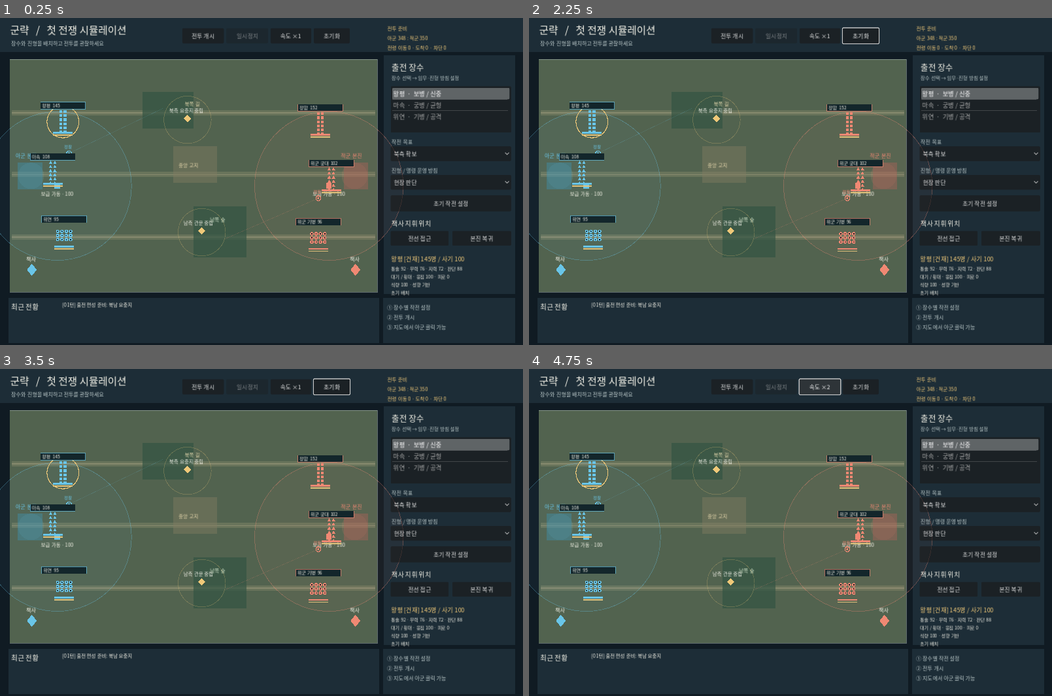
Above: before the commit, frames 1-4 (two rows, left to right).
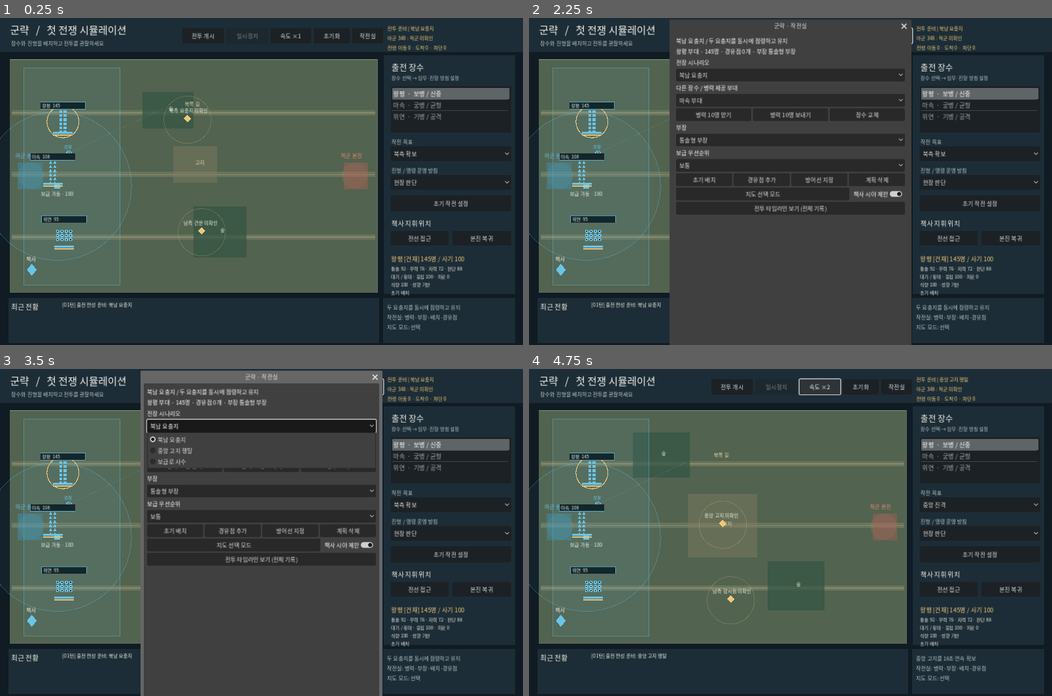
Above: after the commit, the same moments.

Repository: slows28/gunryak
Game: Godot game, scene res://main.tscn
The game is run twice, just before and just after one commit, with the same random seed, the same clock (stepped at 60 frames per second) and the same inputs.
Inputs (mouse positions are in pixels of both pictures, inside the frame that each line leads up to):
- Up to frame 1 (0.25 s): no input
- Up to frame 2 (2.25 s): click "전투 개시" at 0.5 s; click "초기화" at 1.25 s; click (895, 34) at 2 s, where only the run after the commit has a clickable "작전실"
- Up to frame 3 (3.5 s): click (261, 424) at 2.75 s, where only the run after the commit has a clickable "북남 요충지"
- Up to frame 4 (4.75 s): click (790, 450) at 3.5 s, where only the run after the commit has a clickable "마속 부대"; click "속도 ×1" at 4.25 s

The runs differ from the first frame. In frame 1, 1.9% of the frame differs, in the area x 4-88%, y 2-96%; in frame 2, 45%, in the area x 4-88%, y 0-100%; in frame 3, 44%; in frame 4, 3.3%.

Commit message:
feat(m6): add playable strategy room, map plans, scenario selection, limited visibility and timeline viewer

Diff:
--- a/scripts/game.gd
+++ b/scripts/game.gd
@@ -31,6 +31,18 @@
 var pause_btn: Button
 var speed_btn: Button
 var apply_btn: Button
+var planning_dialog: AcceptDialog
+var timeline_dialog: AcceptDialog
+var timeline_view: TextEdit
+var plan_status: Label
+var plan_scenario: OptionButton
+var plan_donor: OptionButton
+var plan_deputy: OptionButton
+var plan_priority: OptionButton
+var plan_fog: CheckButton
+var map_mode: String = "선택"
+var fog_enabled: bool = true
+var plan_actions: Array[Button] = []
 
 func _ready() -> void:
     _install_korean_font()
@@ -62,6 +74,7 @@
     pause_btn = _button("일시정지", Vector2(554, 25), Vector2(102, 37), _pause)
     speed_btn = _button("속도 ×1", Vector2(662, 25), Vector2(100, 37), _speed)
     _button("초기화", Vector2(768, 25), Vector2(88, 37), _reset)
+    _button("작전실", Vector2(862, 25), Vector2(76, 37), _open_planning)
     status_label = _label("", Vector2(948, 15), Vector2(312, 66), 12, COL_GOLD)
     _label("출전 장수", Vector2(958, 106), Vector2(270, 28), 20, COL_TEXT)
     _label("장수 선택 → 임무·진형 방침 설정", Vector2(958, 136), Vector2(291, 22), 12, COL_MUTED)
@@ -89,6 +102,7 @@
     event_label.autowrap_mode = TextServer.AUTOWRAP_WORD_SMART
     notice_label = _label("", Vector2(947, 697), Vector2(303, 93), 13, COL_MUTED)
     notice_label.autowrap_mode = TextServer.AUTOWRAP_WORD_SMART
+    _build_planning_dialog()
 
 func _label(message: String, where: Vector2, extent: Vector2, font_size: int, color: Color) -> Label:
     var element := Label.new()
@@ -164,6 +178,7 @@
     queue_redraw()
 
 func _start() -> void:
+    map_mode = "선택"
     sim.start()
     _refresh_hud()
 
@@ -179,6 +194,7 @@
 
 func _reset() -> void:
     sim.reset()
+    map_mode = "선택"
     selected_id = 0
     step_buffer = 0.0
     runtime_notice = ""
@@ -228,7 +244,8 @@
         phase = "일시정지"
     elif sim.started:
         phase = "작전 %d턴  /  %.0f초" % [sim.turn, sim.battle_time]
-    status_label.text = "%s\n아군 %d : 적군 %d\n전령 이동 %d · 도착 %d · 차단 %d" % [phase, sim.total_troops(0), sim.total_troops(1), sim.couriers.size(), sim.delivered_orders, sim.intercepted_orders]
+    var enemy_text: String = "미확인" if fog_enabled and not sim.finished else str(sim.total_troops(1))
+    status_label.text = "%s | %s\n아군 %d : 적군 %s\n전령 이동 %d · 도착 %d · 차단 %d" % [phase, sim.scenario_title, sim.total_troops(0), enemy_text, sim.couriers.size(), sim.delivered_orders, sim.intercepted_orders]
     start_btn.disabled = sim.started or sim.finished
     pause_btn.disabled = not sim.started or sim.finished
     pause_btn.text = "재개" if sim.paused else "일시정지"
@@ -249,9 +266,9 @@
             lines += report_line + "\n"
     event_label.text = lines
     if not sim.started:
-        notice_label.text = "① 장수별 작전 설정\n② 전투 개시\n③ 지도에서 아군 클릭 가능"
+        notice_label.text = sim.scenario_goal + "\n작전실: 병력·부장·배치·경유점\n지도 모드: " + map_mode
     elif sim.finished:
-        notice_label.text = "장수별 결산은 아래 전황 창\n[초기화]로 재실행 가능합니다."
+        notice_label.text = "작전실 → 전투 타임라인\n장수별 결산은 아래 전황 창\n[초기화]로 재실행"
     elif sim.turn < 6:
         notice_label.text = "최초 5턴은 사전 명령 수행.\n이후부터 전령 전달이 가능합니다."
     else:
@@ -263,6 +280,20 @@
     if event is InputEventMouseButton and event.pressed and event.button_index == MOUSE_BUTTON_LEFT:
         var mouse_pos: Vector2 = event.position
         if not Rect2(MAP_TOP_LEFT, MAP_SIZE).has_point(mouse_pos):
+            return
+        if not sim.started and map_mode != "선택":
+            var field_pos: Vector2 = mouse_pos - MAP_TOP_LEFT
+            var applied: bool = false
+            match map_mode:
+                "배치": applied = sim.place_unit(selected_id, field_pos)
+                "경유점": applied = sim.add_waypoint(selected_id, field_pos)
+                "방어선": applied = sim.set_defense_line(selected_id, field_pos)
+            runtime_notice = "작전 계획 반영: " + map_mode if applied else "설정 불가: 배치 범위·거리 또는 경유점 한도 확인"
+            if map_mode != "경유점" and applied:
+                map_mode = "선택"
+            _refresh_hud()
+            queue_redraw()
+            accept_event()
             return
         for i in range(mini(3, sim.units.size())):
             var unit: Dictionary = sim.units[i]
@@ -286,9 +317,12 @@
     for y in [131.0, 282.0, 435.0]:
         draw_line(_screen(Vector2(5, y)), _screen(Vector2(895, y)), Color(Color("#8e906f"), 0.39), 13.0)
         draw_line(_screen(Vector2(5, y)), _screen(Vector2(895, y)), Color(Color("#c1b393"), 0.34), 2.0)
-    draw_rect(Rect2(_screen(Vector2(325, 80)), Vector2(125, 90)), Color(Color("#335443"), 0.72))
-    draw_rect(Rect2(_screen(Vector2(450, 360)), Vector2(130, 125)), Color(Color("#335443"), 0.72))
-    draw_rect(Rect2(_screen(Vector2(400, 213)), Vector2(108, 89)), Color(Color("#817b61"), 0.45))
+    for forest in sim.forests:
+        draw_rect(Rect2(_screen(forest.position), forest.size), Color(Color("#335443"), 0.72))
+    draw_rect(Rect2(_screen(sim.hill.position), sim.hill.size), Color(Color("#817b61"), 0.45))
+    if not sim.started:
+        draw_rect(Rect2(_screen(Vector2(35,22)),Vector2(235,530)),Color(COL_BLUE,0.07))
+        draw_rect(Rect2(_screen(Vector2(35,22)),Vector2(235,530)),Color(COL_BLUE,0.4),false,1.5)
     draw_circle(_screen(Vector2(52, 285)), 32.0, Color(Color("#72c0d4"), 0.13))
     draw_circle(_screen(Vector2(844, 285)), 32.0, Color(Color("#f08a70"), 0.13))
     draw_rect(Rect2(_screen(Vector2(20, 252)), Vector2(60, 67)), Color(Color("#3b91b2"), 0.4))
@@ -296,12 +330,14 @@
     _map_text("아군 본진", Vector2(14, 241), COL_BLUE, 13)
     _map_text("적군 본진", Vector2(810, 241), COL_RED, 13)
     _map_text("북쪽 길", Vector2(428, 114), Color("#e6d8ad"), 12)
-    _map_text("중앙 고지", Vector2(413, 264), Color("#e6d8ad"), 12)
-    _map_text("남쪽 숲", Vector2(490, 397), Color("#d3e4ca"), 12)
+    _map_text("고지", sim.hill.get_center(), Color("#e6d8ad"), 12)
+    for forest in sim.forests:
+        _map_text("숲", forest.get_center(), Color("#d3e4ca"), 12)
     # Capture sites show control, contested progress and victory holds directly.
     for site in sim.outposts:
         var site_pos: Vector2 = _screen(site["pos"])
-        var owner: int = int(site["owner"])
+        var known: bool = not fog_enabled or sim.finished or sim.player_can_see(site["pos"])
+        var owner: int = int(site["owner"]) if known else -1
         var color: Color = COL_BLUE if owner == 0 else (COL_RED if owner == 1 else COL_GOLD)
         draw_arc(site_pos, WarSim.OUTPOST_RADIUS, 0.0, TAU, 44, Color(color.r, color.g, color.b, 0.24), 1.5)
         draw_colored_polygon(PackedVector2Array([
@@ -309,14 +345,16 @@
             site_pos + Vector2(9, -3),
             site_pos + Vector2(0, 6),
             site_pos + Vector2(-9, -3)]), color)
-        var state: String = "중립" if owner < 0 else ("아군" if owner == 0 else "적군")
+        var state: String = ("중립" if owner < 0 else ("아군" if owner == 0 else "적군")) if known else "미확인"
         _draw_string(str(site["name"]) + " " + state, site_pos + Vector2(-45, -18), 12, COL_TEXT)
-        if int(site["challenger"]) >= 0:
+        if known and int(site["challenger"]) >= 0:
             var progress: float = clampf(float(site["progress"]) / WarSim.OUTPOST_CAPTURE_SECONDS, 0.0, 1.0)
             draw_rect(Rect2(site_pos + Vector2(-30, 11), Vector2(60, 4)), Color("#243138"))
             draw_rect(Rect2(site_pos + Vector2(-30, 11), Vector2(60.0 * progress, 4)), COL_BLUE if int(site["challenger"]) == 0 else COL_RED)
     for base in sim.bases:
         if not bool(base["alive"]):
+            continue
+        if fog_enabled and not sim.finished and int(base["side"]) != 0 and not sim.player_can_see(base["pos"]):
             continue
         var p: Vector2 = _screen(base["pos"])
         var side: int = int(base["side"])
@@ -327,6 +365,8 @@
         draw_rect(Rect2(p - Vector2(7, 7), Vector2(14, 14)), accent)
         _draw_string("보급 %s · %d" % [str(base["state"]), int(base.get("stock", 100.0))], p + Vector2(-40, 24), 12, Color("#f6f4e8"))
     for commander in sim.commanders:
+        if fog_enabled and not sim.finished and int(commander["side"]) != 0 and not sim.player_can_see(commander["pos"]):
+            continue
         var p: Vector2 = _screen(commander["pos"])
         var accent: Color = COL_BLUE if int(commander["side"]) == 0 else COL_RED
         draw_colored_polygon(PackedVector2Array([p + Vector2(0, -15), p + Vector2(12, 0), p + Vector2(0, 15), p + Vector2(-12, 0)]), accent)
@@ -335,6 +375,8 @@
             draw_line(p, _screen(commander["goal"]), Color(accent.r, accent.g, accent.b, 0.6), 1.5)
     for scout in sim.scouts:
         if not bool(scout["alive"]):
+            continue
+        if fog_enabled and not sim.finished and int(scout["side"]) != 0 and not sim.player_can_see(scout["pos"]):
             continue
         var scout_p: Vector2 = _screen(scout["pos"])
         var scout_color: Color = COL_BLUE if int(scout["side"]) == 0 else COL_RED
@@ -348,21 +390,43 @@
         var report_p: Vector2 = _screen(report["pos"])
         var age: float = maxf(0.0, sim.battle_time - float(report["time"]))
         draw_arc(report_p, 12.0, 0.0, TAU, 24, Color(COL_GOLD, maxf(0.15, 0.65 - age * 0.025)), 1.5)
-        _draw_string("정찰 %.0f초 전" % age, report_p + Vector2(-30, 19), 10, COL_GOLD)
+        _draw_string("정찰 %.0f초 전 · %d%%" % [age,int(float(report.get("confidence",0.0))*100.0)], report_p + Vector2(-30, 19), 10, COL_GOLD)
     for letter in sim.couriers:
+        if fog_enabled and not sim.finished and int(letter["side"]) != 0 and not sim.player_can_see(letter["pos"]):
+            continue
         var p: Vector2 = _screen(letter["pos"])
         draw_circle(p, 5.0, COL_GOLD)
         _draw_string("전령", p + Vector2(-14, -11), 12, COL_GOLD)
     # Draw real maneuver waypoints so an aggressive flanking decision is visible.
     for unit in sim.units:
-        if float(unit["troops"]) > 0.0 and str(unit["action"]) in ["측면 우회", "거점 점령", "거점 방어", "재집결", "전열 지원", "탄약 보충", "보급 복귀", "패주", "정보 확인", "명령 수행"]:
+        if not _visible_unit(unit):
+            continue
+        if fog_enabled and not sim.finished and int(unit["side"]) != 0:
+            continue
+        if float(unit["troops"]) > 0.0 and str(unit["action"]) in ["측면 우회", "거점 점령", "거점 방어", "재집결", "전열 지원", "탄약 보충", "보급 복귀", "패주", "정보 확인", "명령 수행", "계획 경유", "방어선 사수"]:
             var start_point: Vector2 = _screen(unit["pos"])
             var flank_waypoint: Vector2 = _screen(unit["goal"])
             draw_line(start_point, flank_waypoint, Color(COL_GOLD, 0.58), 1.4)
             draw_arc(flank_waypoint, 8.0, 0.0, TAU, 24, COL_GOLD, 1.3)
+    if not sim.started:
+        var selected: Dictionary = sim.find_unit(selected_id)
+        if not selected.is_empty():
+            var previous: Vector2 = _screen(selected["pos"])
+            var step_number: int = 1
+            for waypoint in selected["waypoints"]:
+                var point: Vector2 = _screen(waypoint)
+                draw_line(previous, point, COL_GOLD, 2.0)
+                draw_circle(point, 9.0, COL_GOLD, false, 2.0)
+                _draw_string(str(step_number),point+Vector2(-3,4),11,COL_TEXT)
+                previous = point
+                step_number += 1
+            if bool(selected["defense_set"]):
+                var anchor: Vector2 = _screen(selected["defense_anchor"])
+                draw_arc(anchor, 28.0,0.0,TAU,32,COL_BLUE,2.0)
+                _draw_string("사수",anchor+Vector2(-12,4),11,COL_BLUE)
     var label_areas: Array[Rect2] = []
     for unit in sim.units:
-        if float(unit["troops"]) > 0.0:
+        if float(unit["troops"]) > 0.0 and _visible_unit(unit):
             _draw_unit(unit, label_areas)
     draw_rect(map_rect, Color(Color("#cad8d7"), 0.42), false, 1.5)
 
@@ -450,3 +514,161 @@
 func _draw_string(value: String, where: Vector2, font_size: int, shade: Color) -> void:
     if korean_font != null:
         draw_string(korean_font, where, value, HORIZONTAL_ALIGNMENT_LEFT, -1, font_size, shade)
+
+
+func _visible_unit(unit: Dictionary) -> bool:
+    return int(unit["side"]) == 0 or not fog_enabled or sim.finished or sim.player_can_see(unit["pos"], sim.terrain_at(unit["pos"]) == "숲" or float(unit["ambush_ready"]) >= 3.0)
+
+func _build_planning_dialog() -> void:
+    planning_dialog = AcceptDialog.new()
+    planning_dialog.title = "군략 · 작전실"
+    planning_dialog.ok_button_text = "닫기"
+    add_child(planning_dialog)
+    var root := VBoxContainer.new()
+    root.custom_minimum_size = Vector2(560, 0)
+    planning_dialog.add_child(root)
+    plan_status = Label.new()
+    plan_status.autowrap_mode = TextServer.AUTOWRAP_WORD_SMART
+    root.add_child(plan_status)
+    plan_scenario = _plan_option(root,"전장 시나리오",["북남 요충지","중앙 고지 쟁탈","보급로 사수"])
+    plan_scenario.item_selected.connect(_change_scenario)
+    plan_donor = _plan_option(root,"다른 장수 / 병력 제공 부대",["왕평 부대","마속 부대","위연 부대"])
+    var troop_row := HBoxContainer.new()
+    root.add_child(troop_row)
+    _plan_button(troop_row,"병력 10명 받기",_transfer_in)
+    _plan_button(troop_row,"병력 10명 보내기",_transfer_out)
+    _plan_button(troop_row,"장수 교체",_swap_general)
+    plan_deputy = _plan_option(root,"부장",["통솔형 부장","공격형 부장","책략형 부장"])
+    plan_deputy.item_selected.connect(_change_deputy)
+    plan_priority = _plan_option(root,"보급 우선순위",["낮음","보통","높음"])
+    plan_priority.item_selected.connect(_change_priority)
+    var map_row := HBoxContainer.new()
+    root.add_child(map_row)
+    _plan_button(map_row,"초기 배치",func(): _set_map_mode("배치"))
+    _plan_button(map_row,"경유점 추가",func(): _set_map_mode("경유점"))
+    _plan_button(map_row,"방어선 지정",func(): _set_map_mode("방어선"))
+    _plan_button(map_row,"계획 삭제",_clear_route)
+    var mode_row := HBoxContainer.new()
+    root.add_child(mode_row)
+    _plan_button(mode_row,"지도 선택 모드",func(): _set_map_mode("선택"))
+    plan_fog = CheckButton.new()
+    plan_fog.text = "책사 시야 제한"
+    plan_fog.button_pressed = fog_enabled
+    mode_row.add_child(plan_fog)
+    plan_fog.toggled.connect(_toggle_fog)
+    var timeline_btn := Button.new()
+    timeline_btn.text = "전투 타임라인 보기 (전체 기록)"
+    root.add_child(timeline_btn)
+    timeline_btn.pressed.connect(_open_timeline)
+    timeline_dialog = AcceptDialog.new()
+    timeline_dialog.title = "전투 타임라인"
+    timeline_dialog.ok_button_text = "닫기"
+    add_child(timeline_dialog)
+    timeline_view = TextEdit.new()
+    timeline_view.editable = false
+    timeline_view.custom_minimum_size = Vector2(780,500)
+    timeline_dialog.add_child(timeline_view)
+
+func _plan_option(parent: VBoxContainer, caption: String, options: Array[String]) -> OptionButton:
+    var label := Label.new()
+    label.text = caption
+    parent.add_child(label)
+    var option := OptionButton.new()
+    for item in options:
+        option.add_item(item)
+    parent.add_child(option)
+    return option
+
+func _plan_button(parent: HBoxContainer, caption: String, handler: Callable) -> void:
+    var btn := Button.new()
+    btn.text = caption
+    btn.size_flags_horizontal = Control.SIZE_EXPAND_FILL
+    parent.add_child(btn)
+    btn.pressed.connect(handler)
+    if caption != "지도 선택 모드":
+        plan_actions.append(btn)
+
+func _open_planning() -> void:
+    var unit: Dictionary = sim.find_unit(selected_id)
+    if unit.is_empty():
+        return
+    plan_scenario.select(sim.scenario_id)
+    plan_scenario.disabled = sim.started and not sim.finished
+    plan_donor.clear()
+    for i in range(3):
+        var candidate: Dictionary = sim.find_unit(i)
+        plan_donor.add_item(str(candidate["name"]) + " 부대",i)
+    plan_donor.select((selected_id+1)%3)
+    plan_deputy.select(int(unit["deputy_index"]))
+    plan_deputy.disabled = sim.started
+    plan_priority.select(int(unit["supply_priority"]))
+    plan_priority.disabled = sim.finished
+    plan_fog.set_pressed_no_signal(fog_enabled)
+    for btn in plan_actions:
+        btn.disabled = sim.started
+    _refresh_plan_status()
+    planning_dialog.popup_centered()
+
+func _refresh_plan_status() -> void:
+    var unit: Dictionary = sim.find_unit(selected_id)
+    plan_status.text = "%s / %s\n%s 부대 · %d명 · 경유점 %d개 · 부장 %s" % [sim.scenario_title,sim.scenario_goal,str(unit["name"]),int(unit["troops"]),unit["waypoints"].size(),sim.deputy_name(unit)]
+
+func _change_scenario(index: int) -> void:
+    if sim.set_scenario(index):
+        map_mode = "선택"
+        selected_id = 0
+        runtime_notice = ""
+        _refresh_unit_list()
+        _select_unit()
+        planning_dialog.hide()
+        queue_redraw()
+
+func _transfer_in() -> void:
+    if sim.transfer_troops(selected_id,plan_donor.get_selected_id(),10):
+        _refresh_plan_status()
+        _refresh_hud()
+    else:
+        plan_status.text = "병력 조정 불가: 최소 40명 / 최대 220명"
+
+func _transfer_out() -> void:
+    if sim.transfer_troops(plan_donor.get_selected_id(),selected_id,10):
+        _refresh_plan_status()
+        _refresh_hud()
+    else:
+        plan_status.text = "병력 조정 불가: 최소 40명 / 최대 220명"
+
+func _swap_general() -> void:
+    if sim.swap_generals(selected_id,plan_donor.get_selected_id()):
+        _refresh_unit_list()
+        _select_unit()
+        planning_dialog.hide()
+
+func _change_deputy(index: int) -> void:
+    sim.set_deputy(selected_id,index)
+    _refresh_plan_status()
+
+func _change_priority(index: int) -> void:
+    sim.set_supply_priority(selected_id,index)
+    _refresh_plan_status()
+
+func _set_map_mode(mode: String) -> void:
+    map_mode = mode
+    runtime_notice = "지도에서 위치를 클릭하세요: " + mode if mode != "선택" else ""
+    planning_dialog.hide()
+    _refresh_hud()
+    queue_redraw()
+
+func _clear_route() -> void:
+    sim.clear_plan(selected_id)
+    _refresh_plan_status()
+    queue_redraw()
+
+func _open_timeline() -> void:
+    planning_dialog.hide()
+    timeline_view.text = sim.timeline_text() if sim.finished or not fog_enabled else "시야 제한 중에는 전체 타임라인을 공개하지 않습니다. 전투 종료 후 확인하거나 전체 관전 모드로 전환하세요."
+    timeline_dialog.popup_centered()
+
+func _toggle_fog(value: bool) -> void:
+    fog_enabled = value
+    _refresh_hud()
+    queue_redraw()
